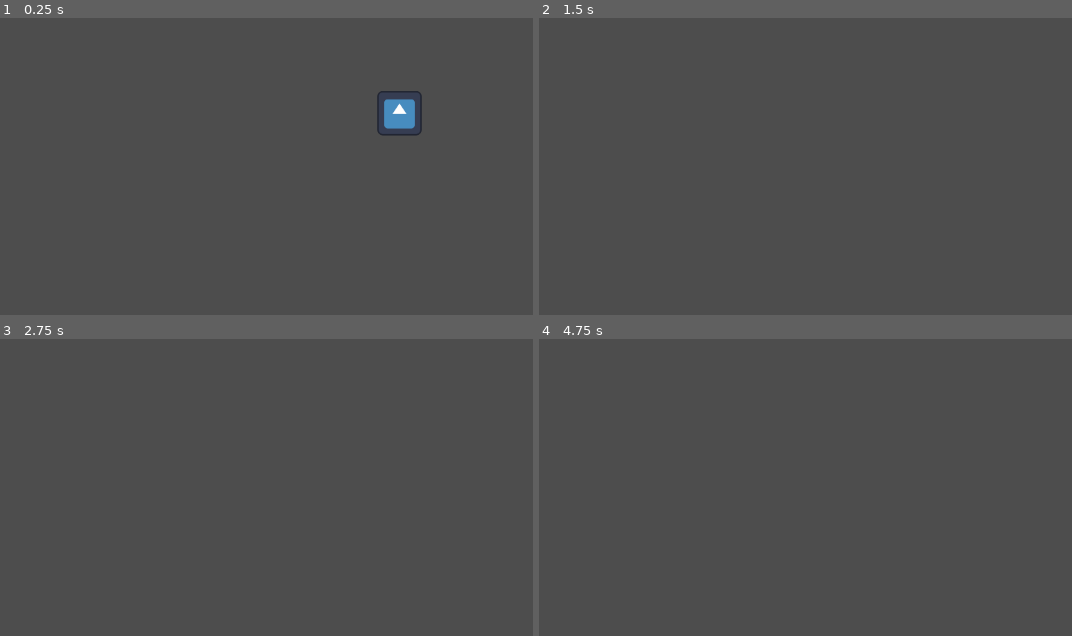
Above: before the commit, frames 1-4 (two rows, left to right).
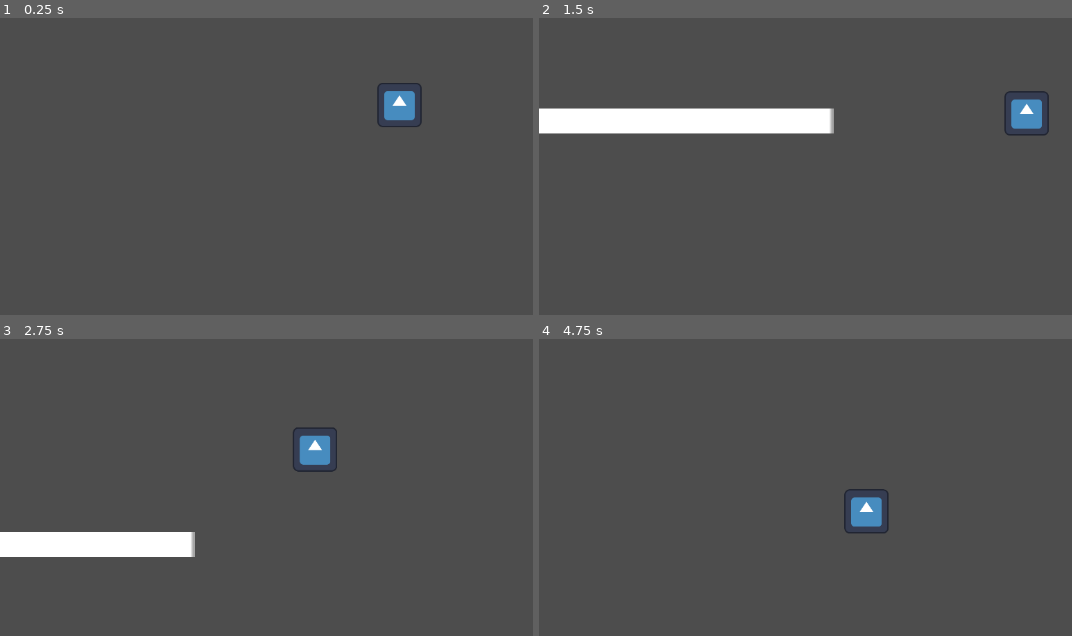
Above: after the commit, the same moments.

Repository: RmonteRodriguez/Platformer-Godot
Game: Godot game, scene res://main_scene.tscn
The game is run twice, just before and just after one commit, with the same random seed, the same clock (stepped at 60 frames per second) and the same inputs. The engine's default icon, where the game draws it, is replaced by a stand-in: a white triangle on a blue panel in a dark square.
Inputs:
- Up to frame 1 (0.25 s): no input
- Up to frame 2 (1.5 s): tap Enter (ui_accept) at 0.5, 0.77 s; hold Right (ui_right) from 0.53 s (still down)
- Up to frame 3 (2.75 s): tap Enter (ui_accept) at 1.52 s; release Right (ui_right) at 2.03 s; hold Left (ui_left) from 2.03 s (still down)
- Up to frame 4 (4.75 s): release Left (ui_left) at 2.78 s; hold Right (ui_right) 2.78-4.28 s; tap Enter (ui_accept) at 3.02, 3.77, 4.52 s; hold Left (ui_left) from 4.28 s (still down)

The runs differ from the first frame. In frame 1, 0.6% of the frame differs, in the area x 70-80%, y 21-40%; in frame 2, 5.6%, in the area x 0-96%, y 24-40%; in frame 3, 3.9%; in frame 4, 0.8%.
Error in both runs: Invalid operands 'Nil' and 'int' in operator '>'. (res://Player.gd:25)

Commit message:
Win Condition Commit 1
-Saved Prefabs Separately
-Started Win Condition Code

Diff:
--- /dev/null
+++ b/Platformer/Prefabs/player.tscn
@@ -0,0 +1,23 @@
+[gd_scene load_steps=4 format=3 uid="uid://dh26knq82qk47"]
+
+[ext_resource type="Script" path="res://Player.gd" id="1_2wfv3"]
+[ext_resource type="Texture2D" uid="uid://co71mcqp2t0yu" path="res://icon.svg" id="2_d6cly"]
+
+[sub_resource type="RectangleShape2D" id="RectangleShape2D_hd77h"]
+size = Vector2(129, 128)
+
+[node name="Player" type="CharacterBody2D"]
+position = Vector2(751, 110)
+scale = Vector2(0.5, 0.5)
+collision_mask = 6
+script = ExtResource("1_2wfv3")
+
+[node name="Sprite" type="Sprite2D" parent="."]
+texture = ExtResource("2_d6cly")
+
+[node name="CollisionShape2D" type="CollisionShape2D" parent="."]
+position = Vector2(0.5, 0)
+shape = SubResource("RectangleShape2D_hd77h")
+
+[node name="Camera2D" type="Camera2D" parent="."]
+position_smoothing_enabled = true
--- /dev/null
+++ b/Platformer/Prefabs/win_condition.tscn
@@ -0,0 +1,19 @@
+[gd_scene load_steps=4 format=3 uid="uid://der48xplmy2b7"]
+
+[ext_resource type="Script" path="res://Win Condition.gd" id="1_synuy"]
+[ext_resource type="Texture2D" uid="uid://ctv5b6oopqx0c" path="res://Sprites/square.png" id="2_hle45"]
+
+[sub_resource type="RectangleShape2D" id="RectangleShape2D_wwmhx"]
+
+[node name="Win Condition" type="Area2D"]
+position = Vector2(199, 563)
+collision_layer = 2
+script = ExtResource("1_synuy")
+
+[node name="Sprite2D" type="Sprite2D" parent="."]
+modulate = Color(1, 1, 0, 1)
+scale = Vector2(0.1, 0.1)
+texture = ExtResource("2_hle45")
+
+[node name="CollisionShape2D" type="CollisionShape2D" parent="."]
+shape = SubResource("RectangleShape2D_wwmhx")
--- /dev/null
+++ b/Platformer/Win Condition.gd
@@ -0,0 +1,16 @@
+extends Area2D
+
+var player = null
+
+# Called when the node enters the scene tree for the first time.
+func _ready():
+	pass # Replace with function body.
+
+
+# Called every frame. 'delta' is the elapsed time since the previous frame.
+func _process(delta):
+	pass
+
+func _input(event):
+	if get_overlapping_bodies().size() > 0:
+		print("hello")
--- a/Platformer/main_scene.tscn
+++ b/Platformer/main_scene.tscn
@@ -1,36 +1,20 @@
-[gd_scene load_steps=6 format=3 uid="uid://makqcl43xj75"]
+[gd_scene load_steps=5 format=3 uid="uid://makqcl43xj75"]
 
-[ext_resource type="Script" path="res://Player.gd" id="1_matlq"]
-[ext_resource type="Texture2D" uid="uid://co71mcqp2t0yu" path="res://icon.svg" id="1_tjsv4"]
+[ext_resource type="PackedScene" uid="uid://dh26knq82qk47" path="res://Prefabs/player.tscn" id="1_mkddx"]
+[ext_resource type="PackedScene" uid="uid://der48xplmy2b7" path="res://Prefabs/win_condition.tscn" id="3_b8lpx"]
 [ext_resource type="Texture2D" uid="uid://ctv5b6oopqx0c" path="res://Sprites/square.png" id="3_xifh2"]
-
-[sub_resource type="RectangleShape2D" id="RectangleShape2D_hd77h"]
-size = Vector2(129, 128)
 
 [sub_resource type="RectangleShape2D" id="RectangleShape2D_vs7bi"]
 size = Vector2(27, 1)
 
 [node name="Main Scene" type="Node2D"]
 
-[node name="Player" type="CharacterBody2D" parent="."]
-position = Vector2(751, 110)
-scale = Vector2(0.5, 0.5)
-script = ExtResource("1_matlq")
-
-[node name="Sprite" type="Sprite2D" parent="Player"]
-texture = ExtResource("1_tjsv4")
-
-[node name="CollisionShape2D" type="CollisionShape2D" parent="Player"]
-position = Vector2(0.5, 0)
-shape = SubResource("RectangleShape2D_hd77h")
-
-[node name="Camera2D" type="Camera2D" parent="Player"]
-position_smoothing_enabled = true
-position_smoothing_speed = -5.0
+[node name="Player" parent="." instance=ExtResource("1_mkddx")]
 
 [node name="StaticBody2D" type="StaticBody2D" parent="."]
 position = Vector2(598, 626)
 scale = Vector2(41.2309, 1.42264)
+collision_layer = 4
 
 [node name="CollisionShape2D" type="CollisionShape2D" parent="StaticBody2D"]
 position = Vector2(0.5, 0)
@@ -40,3 +24,5 @@
 [node name="Sprite2D" type="Sprite2D" parent="StaticBody2D"]
 scale = Vector2(0.1, 0.1)
 texture = ExtResource("3_xifh2")
+
+[node name="Win Condition" parent="." instance=ExtResource("3_b8lpx")]
--- a/Platformer/project.godot
+++ b/Platformer/project.godot
@@ -14,3 +14,9 @@
 run/main_scene="res://main_scene.tscn"
 config/features=PackedStringArray("4.2", "Forward Plus")
 config/icon="res://icon.svg"
+
+[layer_names]
+
+2d_physics/layer_1="Player"
+2d_physics/layer_2="Win"
+2d_physics/layer_3="Ground"
Not shown, added: Platformer/mai163E.tmp
Not shown, added: Platformer/mai480.tmp
Not shown, added: Platformer/mai4CEE.tmp
